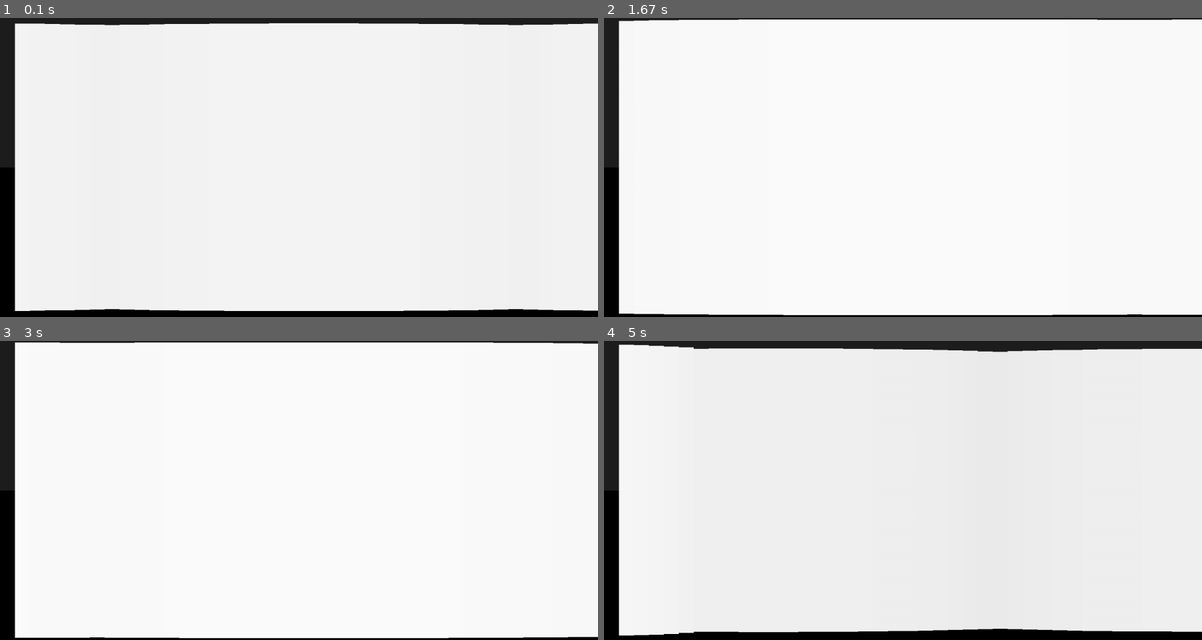
Above: before the commit, frames 1-4 (two rows, left to right).
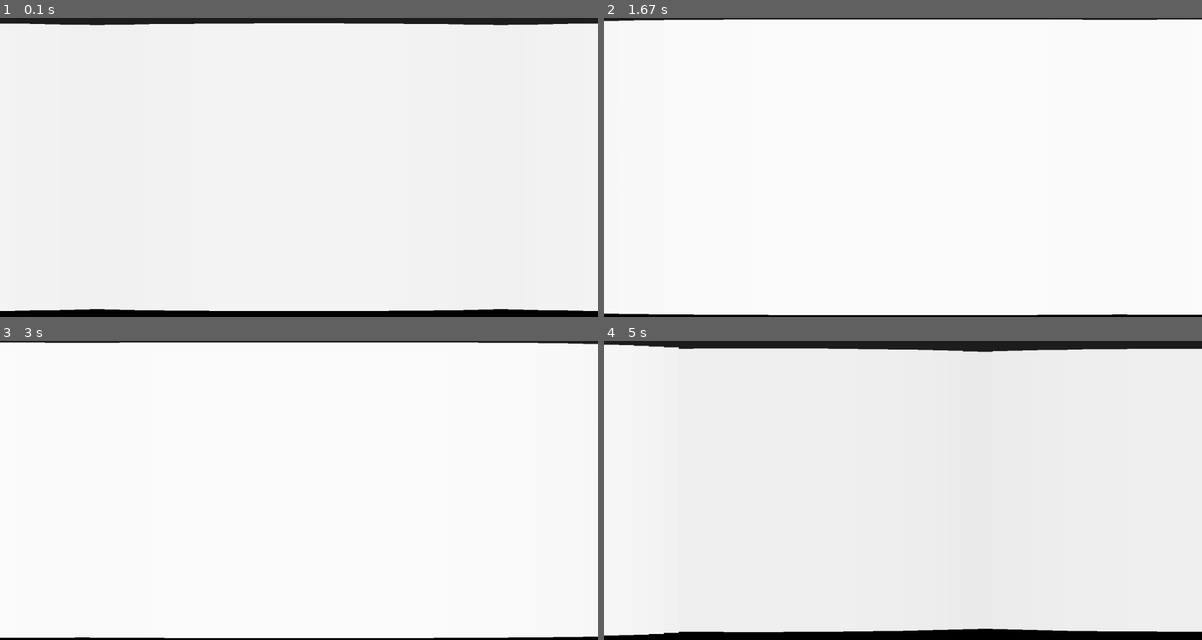
Above: after the commit, the same moments.

Repository: bruceamiller/Bulk-Coding-Store
Game: pygame game, started from Personal Projects/2.5DRayCollision.py
Two runs of this game, one before a commit and one after it. Both use one fixed random seed, a clock stepped at 60 frames per second and the inputs below.
Inputs:
- Up to frame 1 (0.1 s): no input
- Up to frame 2 (1.67 s): hold D 0.33-0.8 s; hold W 0.83-1.13 s
- Up to frame 3 (3 s): hold A 1.67-2.2 s; hold W 2.23-2.53 s; hold A 2.57-2.97 s
- Up to frame 4 (5 s): hold W 3-3.37 s; tap E at 3.15, 4.62 s; hold D 3.4-4.03 s; hold S 4.07-4.43 s; hold A 4.47-4.93 s; hold D from 4.97 s (still down)

The runs differ from the first frame. In frame 1, 2.7% of the frame differs, in the area x 0-100%, y 1-98%; in frame 2, 2.6%; in frame 3, 2.6%; in frame 4, 2.9%, in the area x 0-95%, y 1-99%.

Commit message:
Update RayCollision.py
Rename & simple fix to variable wallLeft, in getWalls()

Diff:
--- a/Personal Projects/RayCollision.py
+++ b/Personal Projects/2.5DRayCollision.py
@@ -176,7 +176,7 @@
         wallWidth = WIDTH // rayNum
         wallHeight = HEIGHT * ((wallDepth) / 255)
 
-        wallLeft = wallWidth * (rayNum - i)
+        wallLeft = wallWidth * (rayNum - i - 1)
         wallTop = (HEIGHT - wallHeight) / 2
 
 
